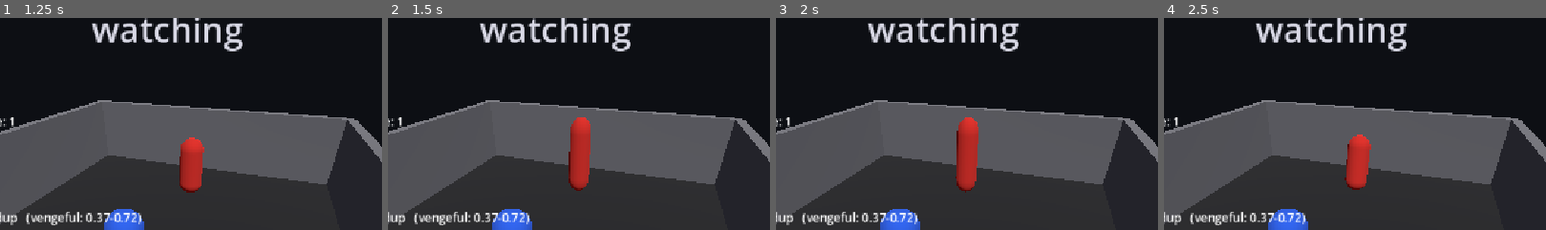
Above: before the commit, frames 1-4 (left to right).
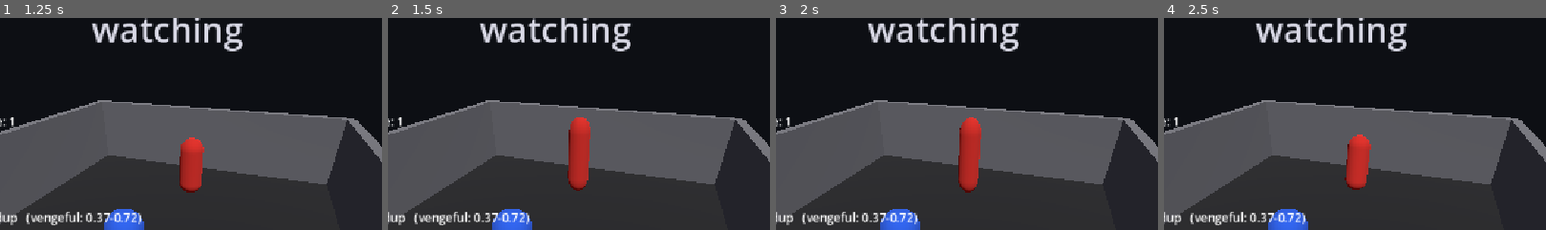
Above: after the commit, the same moments.

Repository: Devansh-Ruia/descent_1
Game: Godot game, scene res://main.tscn
The game is run twice, just before and just after one commit, with the same random seed, the same clock (stepped at 60 frames per second) and the same inputs. Sound files missing from this copy of the repository are replaced by a short silence.
Inputs:
- Up to frame 1 (1.25 s): tap Enter at 0.5 s; tap K at 0.6 s; tap Space at 0.77 s
- Up to frame 2 (1.5 s): tap Space at 1.25 s; tap J at 1.35 s
- Up to frame 3 (2 s): tap Space at 1.52 s
- Up to frame 4 (2.5 s): tap R at 2.1 s
The pictures show only the part of the screen within x 28-78%, y 5-55%; the shares and areas given below are measured in that part.

Frame 1 is identical in both runs. In frame 2, 0.2% of the frame differs, in the area x 47-53%, y 46-82%; in frame 3, 0.6%, in the area x 47-54%, y 46-83%; in frame 4, nothing differs.

Commit message:
tune vengeful tremor to 7 Hz and add findings.md
22 Hz aliased past Nyquist on a 30 fps capture so the tremor read as static;
7 Hz at amp 0.14 renders as visible motion at 30 and 60 fps.
findings.md records the four play-test results from test_1 through test_9.

Co-Authored-By: Claude Opus 5 (1M context) <noreply@anthropic.com>

Diff:
--- a/main.gd
+++ b/main.gd
@@ -43,8 +43,8 @@
 const HIT_FLINCH_TIME := 0.18    # brief knock-back so a landed player hit reads (no new audio cue)
 const HIT_KNOCK := 0.35
 const VENGE_STRETCH := 0.35      # vengeful: rise tall (must not read like A's rear-back or B's crouch)
-const VENGE_SHAKE_AMP := 0.06    # vengeful: lateral tremor
-const VENGE_SHAKE_HZ := 22.0
+const VENGE_SHAKE_AMP := 0.14    # vengeful: lateral tremor. 0.06 was ~2px at this camera distance, invisible
+const VENGE_SHAKE_HZ := 7.0      # 22 Hz aliased past Nyquist at 30 fps capture and read as static; 7 Hz moves at 30 and 60
 const VENGE_POSE_TIME := 0.9     # how long the rise-tall pose is held, capped by vengeful_duration
 const VENGE_RAMP_IN := 0.12      # snap up
 const VENGE_RAMP_OUT := 0.20     # settle back down, animated so the exit reads as an exit
Not shown, added: findings.md
